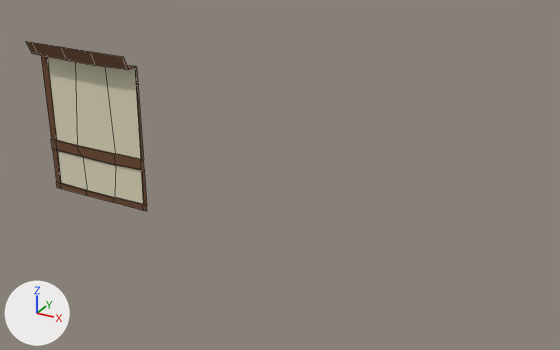
Two versions of the FBX model Content/Game_Art/Blender/Tests/mur1.fbx, one commit apart.
Camera for both pictures: a camera (50 mm lens) standing at (8.53, -9.13, 5.75) and looking at (3.49, 0.03, 1.17). The lights are fixed; the arrows at lower left show +X, +Y and +Z. Mesh edges are drawn as thin lines.
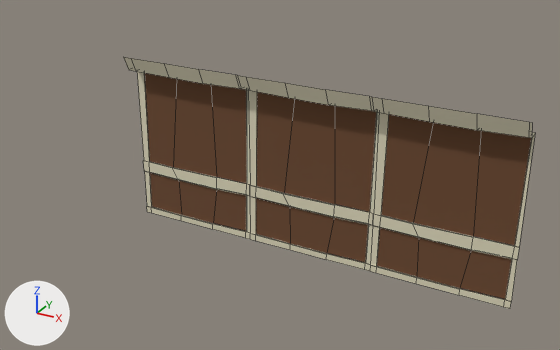
Changed parts and their boxes (x1, y1, x2, y2) in the pictures (560 x 350 px):
'Cube.005', recoloured, moved
    before: (26, 41, 147, 212)
    after: (237, 75, 379, 271)
'Cube.007', added (brown)
    after: (370, 97, 535, 309)
'Cube.002', added (brown)
    after: (124, 57, 251, 239)
part 1 of me_cube_001, recoloured
    before: (48, 57, 143, 204)
    after: (145, 73, 531, 299)
part 2 of me_cube_001, recoloured
    before: (26, 41, 147, 212)
    after: (124, 57, 535, 309)

The change, as a list of edits to the scene's bpy script:
```text
Change me_cube_001:
    where me_cube_001.from_pydata(...)  # 76 vertices, 61 faces; spans x -1.0..1.0, y -0.3..0.0, z 0.0..2.7
    used by ob_cube_005; location = (0.0, 0.0, 0.0)
    me_cube_001 part 1: all 6 faces that had it switch from mat_wall_01 (light grey #e1dbbe) to mat_wood_01 (brown #6d4a30)
    me_cube_001 part 2: all 55 faces that had it switch from mat_wood_01 (brown #6d4a30) to mat_wall_01 (light grey #e1dbbe)
Change ob_cube_005:
    ob_cube_005.location: (0.0, 0.0, 0.0) -> (4.0, 0.0, 0.0)
Add ob_cube_007:
    ob_cube_007 = bpy.data.objects.new('Cube.007', me_cube_001)
    ob_cube_007.location = (6.0, 0.0, 0.0)
Add ob_cube_002:
    ob_cube_002 = bpy.data.objects.new('Cube.002', me_cube_001)
    ob_cube_002.location = (2.0, 0.0, 0.0)
```
